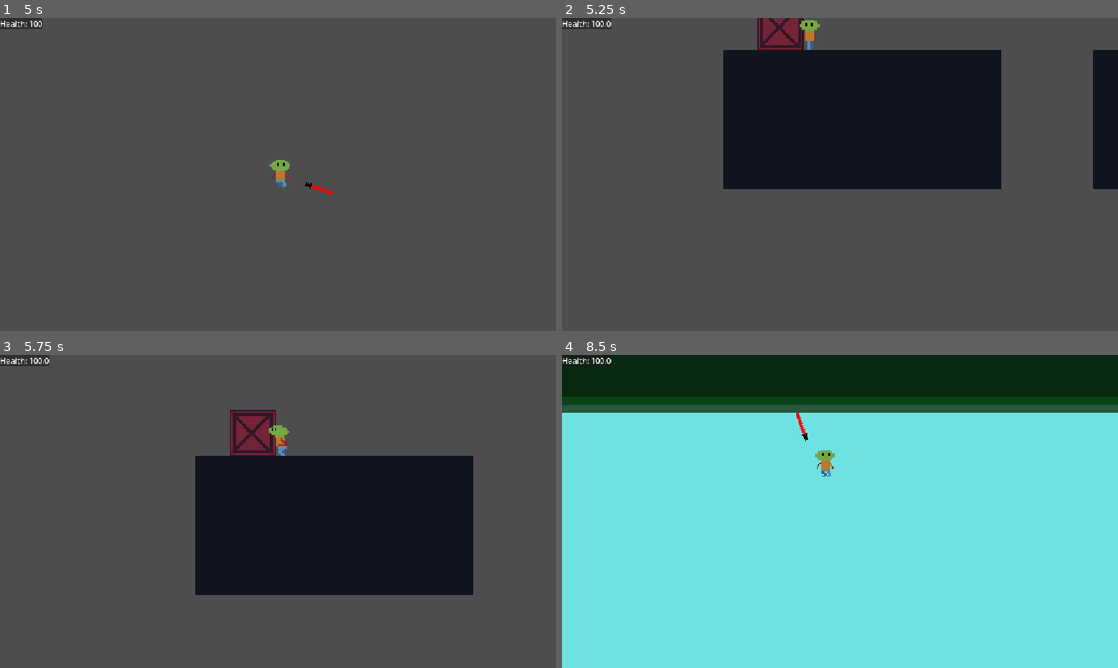
Above: before the commit, frames 1-4 (two rows, left to right).
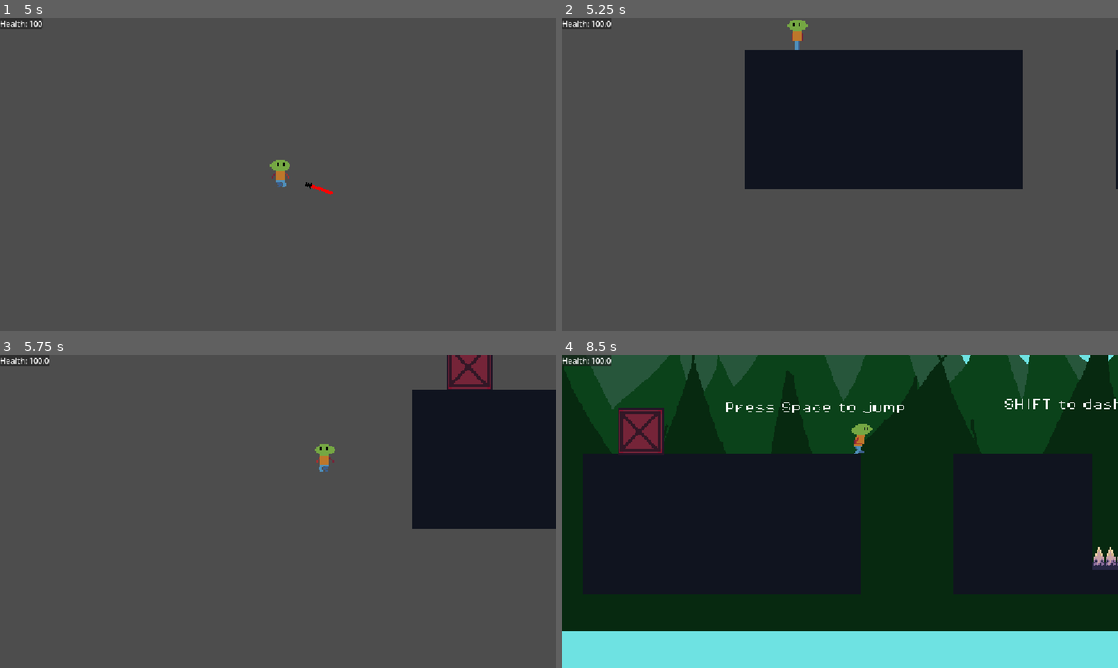
Above: after the commit, the same moments.

Repository: Sanved001/scribe-2d
Game: Godot game, scene res://scenes/boot.tscn
Same seed, same stepped clock (60 frames per second), same inputs: the game is played once before the commit and once after it.
Inputs (mouse positions are in pixels of both pictures, inside the frame that each line leads up to):
- Up to frame 1 (5 s): click "Start" at 0.5 s; tap Space (jump) at 1.25, 1.52, 2, 2.27, 2.75, 3.5, 3.77, 4.52 s; move the mouse to (400, 158) at 1.27 s; hold D (right) 1.28-2.78 s; click (400, 158) at 1.35 s; move the mouse to (166, 190) at 2.02 s; tap Shift (dash) at 2.1 s; move the mouse to (333, 105) at 2.77 s; hold A (left) 2.78-3.53 s; tap E (interact) at 2.85 s; move the mouse to (250, 237) at 3.52 s; hold D (right) from 3.53 s (still down); tap F (shift_plane) at 3.6 s; move the mouse to (444, 221) at 4.27 s; click (444, 221) at 4.35 s
- Up to frame 2 (5.25 s): move the mouse to (673, 127) at 5.02 s; release D (right) at 5.03 s; hold A (left) from 5.03 s (still down); tap Shift (dash) at 5.1 s
- Up to frame 3 (5.75 s): keep holding A (left); tap Space (jump) at 5.27 s
- Up to frame 4 (8.5 s): move the mouse to (867, 511) at 5.77 s; release A (left) at 5.78 s; hold D (right) 5.78-6.53 s; tap E (interact) at 5.85 s; move the mouse to (756, 433) at 6.52 s; hold A (left) 6.53-8.03 s; tap F (shift_plane) at 6.6 s; tap Space (jump) at 6.77, 7.25, 7.52, 8, 8.27 s; move the mouse to (962, 495) at 7.27 s; click (962, 495) at 7.35 s; move the mouse to (728, 527) at 8.02 s; hold D (right) from 8.03 s (still down); tap Shift (dash) at 8.1 s

Frame 1 is identical in both runs. In frame 2, 6.3% of the frame differs, in the area x 29-100%, y 0-55%; in frame 3, 31%; in frame 4, 84%, in the area x 0-100%, y 0-89%.

Commit message:
Added Layer 11, Object Health Manager | Soon to be reworked, and update TODO.md

Diff:
--- a/scenes/Levels/level_0.tscn
+++ b/scenes/Levels/level_0.tscn
@@ -638,7 +638,7 @@
 lerp_speed = 0.4
 
 [node name="Void" type="Area2D" parent="." unique_id=1623737934]
-collision_layer = 2
+collision_layer = 256
 script = ExtResource("3_p4813")
 
 [node name="CollisionShape2D" type="CollisionShape2D" parent="Void" unique_id=1754378556]
--- /dev/null
+++ b/scenes/functions/object_health_manager.gd
@@ -0,0 +1,65 @@
+extends Node2D
+@export var orignal_health:float = 100
+@export var root_node:Node2D
+@export var parent_hurtbox:Area2D
+@export var invinsible:bool = false
+
+
+var orignal_pos:Vector2
+var m_rigidbody_orignal_linear_velocity:Vector2 = Vector2.ZERO
+var m_rigidbody_orignal_angular_velocity:float = 0.0
+var grace_period_is_active:bool = false
+var damage_grace_period_is_active:bool = false
+var calculated_damage:float = 0.0
+var health:float = 100
+
+func _ready() -> void:
+	SignalBus.Respawn.connect(parent_respawn)
+	parent_hurtbox.area_entered.connect(_parent_hurtbox_area_entered)
+
+	orignal_pos = root_node.position
+	if root_node is RigidBody2D:
+		m_rigidbody_orignal_linear_velocity = root_node.linear_velocity
+		m_rigidbody_orignal_angular_velocity = root_node.angular_velocity
+
+	health = orignal_health
+
+func _process(delta: float) -> void:
+	pass
+
+func parent_respawn(hard_respawn:bool):
+	health = orignal_health
+	if root_node is RigidBody2D:
+		root_node.linear_velocity = m_rigidbody_orignal_linear_velocity
+		root_node.angular_velocity = m_rigidbody_orignal_angular_velocity
+
+	elif root_node is CharacterBody2D:
+		root_node.velocity = Vector2.ZERO
+	else:
+		pass
+
+	root_node.position = orignal_pos
+
+
+func this_object_take_damage(damage: float,source_area: Area2D):
+	if damage == 0:
+		return
+	if grace_period_is_active:
+		return
+
+
+	health -= damage
+
+
+	if health <= 0:
+		parent_respawn(false)
+
+func _parent_hurtbox_area_entered(area:Area2D):
+	if area is Hitbox:
+		if invinsible:
+			return
+		if damage_grace_period_is_active:
+			return
+
+		calculated_damage = area.entity_base_damage
+		this_object_take_damage(calculated_damage, area)
--- /dev/null
+++ b/scenes/functions/object_health_manager.tscn
@@ -0,0 +1,6 @@
+[gd_scene format=3 uid="uid://b0piwjmh5h5rv"]
+
+[ext_resource type="Script" uid="uid://e83n822cugke" path="res://scenes/functions/object_health_manager.gd" id="1_wnlkl"]
+
+[node name="ObjectHealthManager" type="Node2D" unique_id=1890859451]
+script = ExtResource("1_wnlkl")
--- a/scenes/movable_objects/crates/Crate2x2Movable.tscn
+++ b/scenes/movable_objects/crates/Crate2x2Movable.tscn
@@ -3,11 +3,15 @@
 [ext_resource type="Script" uid="uid://doak1j2b2sd3v" path="res://scenes/movable_objects/crates/crate_2x_2_movable.gd" id="1_8hiyg"]
 [ext_resource type="Texture2D" uid="uid://bnsw758peqa7q" path="res://assets/sprites/movable_objects/crate 2x2.png" id="1_qdlqd"]
 [ext_resource type="PackedScene" uid="uid://cywigvtni4mxu" path="res://scenes/functions/RigidBody2dpush_and_pull_handler.tscn" id="3_lmg1r"]
+[ext_resource type="PackedScene" uid="uid://b0piwjmh5h5rv" path="res://scenes/functions/object_health_manager.tscn" id="4_awduo"]
 
 [sub_resource type="RectangleShape2D" id="RectangleShape2D_7c64l"]
 size = Vector2(32, 32)
 
 [sub_resource type="RectangleShape2D" id="RectangleShape2D_lmg1r"]
+size = Vector2(32, 32)
+
+[sub_resource type="RectangleShape2D" id="RectangleShape2D_awduo"]
 size = Vector2(32, 32)
 
 [node name="Crate2x2Movable" type="RigidBody2D" unique_id=84730968]
@@ -39,3 +43,15 @@
 
 [node name="CollisionShape2D" type="CollisionShape2D" parent="Area2D" unique_id=178132893]
 shape = SubResource("RectangleShape2D_lmg1r")
+
+[node name="ObjectHealthManager" parent="." unique_id=1890859451 node_paths=PackedStringArray("root_node", "parent_hurtbox") instance=ExtResource("4_awduo")]
+orignal_health = 1.0
+root_node = NodePath("..")
+parent_hurtbox = NodePath("../HurtBox")
+
+[node name="HurtBox" type="Area2D" parent="." unique_id=1084177742]
+collision_layer = 1024
+collision_mask = 256
+
+[node name="CollisionShape2D" type="CollisionShape2D" parent="HurtBox" unique_id=1919207109]
+shape = SubResource("RectangleShape2D_awduo")
--- a/scenes/movable_objects/crates/crate_2x_2_movable.gd
+++ b/scenes/movable_objects/crates/crate_2x_2_movable.gd
@@ -1,11 +1,16 @@
 extends RigidBody2D
-
-
+var origin_pos:Vector2
+var m_orignal_velocity
 # Called when the node enters the scene tree for the first time.
 func _ready() -> void:
-	pass # Replace with function body.
-
+	origin_pos = position
+	m_orignal_velocity = linear_velocity
+	SignalBus.Respawn.connect(Crate_Respawn)
 
 # Called every frame. 'delta' is the elapsed time since the previous frame.
 func _process(delta: float) -> void:
 	pass
+
+func Crate_Respawn(hard_respawn:bool):
+	linear_velocity = m_orignal_velocity
+	position = origin_pos
--- a/scripts/game.gd
+++ b/scripts/game.gd
@@ -10,6 +10,7 @@
 # LAYER 8: Stuff that move.. like doors or platforms
 # LAYER 9: Things That Damage Both Player and Enemies
 # LAYER 10: Interactable Objects
+# LAYER 11: For Respawning Objects or smt
 
 @export var Level_Container:Node2D
 
Not shown, changed: Scribe-2d-updates.txt
Not shown, added: scenes/functions/object_health_manager.gd.uid
Not shown, changed: TODO.md
